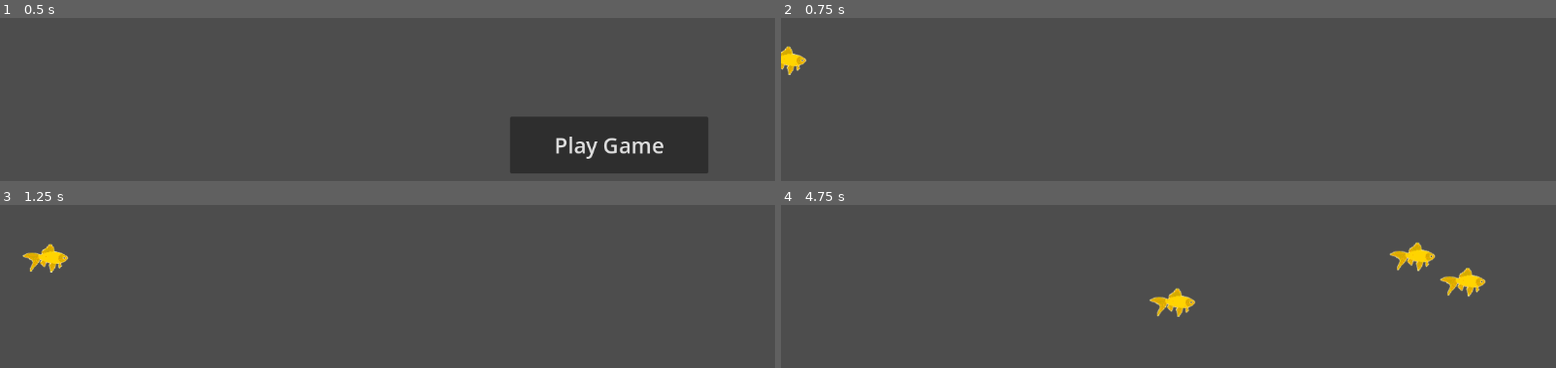
Above: before the commit, frames 1-4 (two rows, left to right).
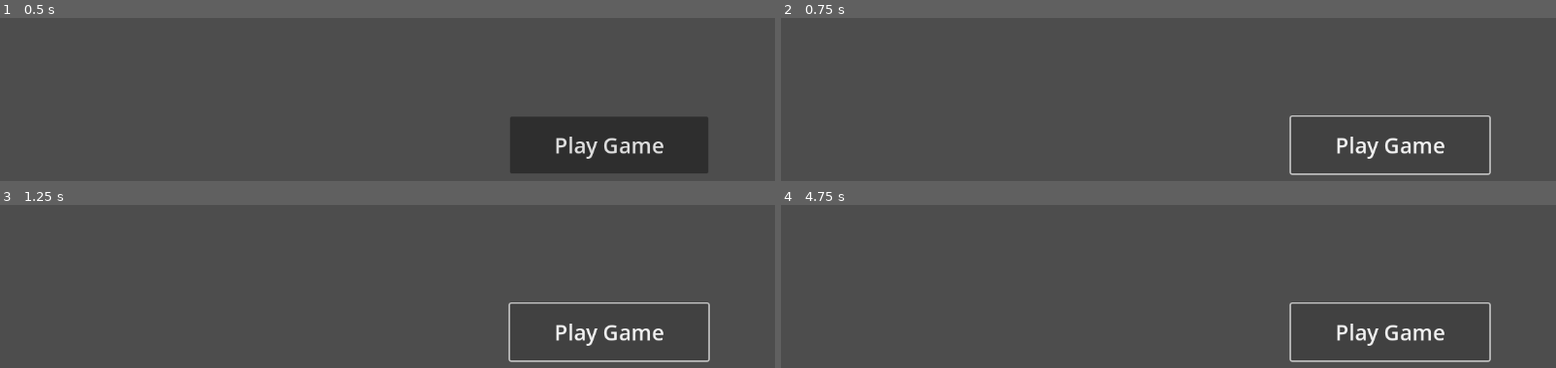
Above: after the commit, the same moments.

Repository: ColinNeary/Bait-and-Switch
Game: Godot game, scene res://UI/Main Menu.tscn
Same seed, same stepped clock (60 frames per second), same inputs: the game is played once before the commit and once after it.
Inputs (mouse positions are in pixels of both pictures, inside the frame that each line leads up to):
- Up to frame 1 (0.5 s): no input
- Up to frame 2 (0.75 s): click "Play Game" at 0.5 s
- Up to frame 3 (1.25 s): no input
- Up to frame 4 (4.75 s): click (1393, 332) at 1.25 s, where only the run after the commit has a clickable "Play Game"; click (1393, 332) at 2 s, where only the run after the commit has a clickable "Play Game"

Frame 1 is identical in both runs. In frame 2, 1.7% of the frame differs, in the area x 0-92%, y 17-97%; in frame 3, 1.9%; in frame 4, 2.9%, in the area x 47-92%, y 23-97%.

Commit message:
Completed basic scenery

Diff:
--- a/bait-and-switch/Scenes/Game/Game.tscn
+++ b/bait-and-switch/Scenes/Game/Game.tscn
@@ -4,9 +4,45 @@
 [ext_resource type="PackedScene" uid="uid://p5sqwa0ax0bk" path="res://Scenes/Fishes/fish.tscn" id="2_ln2h6"]
 [ext_resource type="Script" uid="uid://c7u1ravjdncec" path="res://Scenes/Kill Zone/kill_zone.gd" id="4_ln2h6"]
 [ext_resource type="PackedScene" uid="uid://40skl5m1k7fn" path="res://Scenes/Spawner/Spawner.tscn" id="4_y3kpf"]
+[gd_scene load_steps=14 format=3 uid="uid://cui1c0ifu1yoh"]
+
+[ext_resource type="Script" uid="uid://b6wh5ewydaep5" path="res://Scenes/Game/game.gd" id="1_hqwdr"]
+[ext_resource type="Texture2D" uid="uid://dtih6hj3civpq" path="res://assets/backdrop_01.png" id="2_3586x"]
+[ext_resource type="Script" uid="uid://bkwjyh0ya77od" path="res://Scenes/Fishes/fish.gd" id="2_vrr3t"]
+[ext_resource type="Texture2D" uid="uid://ciy1grsunqcmg" path="res://assets/fish_01.png" id="3_iv3md"]
+[ext_resource type="Script" uid="uid://c7u1ravjdncec" path="res://Scenes/Kill Zone/kill_zone.gd" id="4_ln2h6"]
+[ext_resource type="Texture2D" uid="uid://446fkh3isr8w" path="res://assets/seaweed_frame01.png" id="5_gvja8"]
+[ext_resource type="Texture2D" uid="uid://ccqf47ka3p8tc" path="res://assets/seaweed_frame02.png" id="6_m1o7v"]
+[ext_resource type="Texture2D" uid="uid://ba2fxw0wod06c" path="res://assets/seaweed_frame03.png" id="7_3586x"]
+[ext_resource type="Texture2D" uid="uid://0m5k7gn2ui8l" path="res://assets/seaweed_frame04.png" id="8_10ki7"]
+[ext_resource type="Texture2D" uid="uid://whdkq554k6kl" path="res://assets/bubble_01.png" id="9_m1o7v"]
+
+[sub_resource type="CapsuleShape2D" id="CapsuleShape2D_iv3md"]
+radius = 13.0
+height = 66.0
 
 [sub_resource type="RectangleShape2D" id="RectangleShape2D_iv3md"]
 size = Vector2(237, 1314)
+
+[sub_resource type="SpriteFrames" id="SpriteFrames_ti1oi"]
+animations = [{
+"frames": [{
+"duration": 1.0,
+"texture": ExtResource("5_gvja8")
+}, {
+"duration": 1.0,
+"texture": ExtResource("6_m1o7v")
+}, {
+"duration": 1.0,
+"texture": ExtResource("7_3586x")
+}, {
+"duration": 1.0,
+"texture": ExtResource("8_10ki7")
+}],
+"loop": true,
+"name": &"default",
+"speed": 2.0
+}]
 
 [node name="Game" type="Node2D"]
 script = ExtResource("1_hqwdr")
@@ -15,6 +51,23 @@
 
 [node name="Fish" parent="." instance=ExtResource("2_ln2h6")]
 position = Vector2(-577, 55)
+[node name="Backdrop01" type="Sprite2D" parent="."]
+position = Vector2(-16, -62)
+texture = ExtResource("2_3586x")
+
+[node name="Fish" type="CharacterBody2D" parent="."]
+position = Vector2(-531, 56)
+script = ExtResource("2_vrr3t")
+MAX_SPEED = 75.0
+MAX_BOB = 25.0
+acceleration = 2.0
+
+[node name="CollisionShape2D" type="CollisionShape2D" parent="Fish"]
+rotation = 1.5707964
+shape = SubResource("CapsuleShape2D_iv3md")
+
+[node name="Sprite2D" type="Sprite2D" parent="Fish"]
+texture = ExtResource("3_iv3md")
 
 [node name="Right Kill Zone" type="Area2D" parent="."]
 monitorable = false
@@ -28,3 +81,62 @@
 position = Vector2(1, 69)
 
 [connection signal="body_entered" from="Right Kill Zone" to="Right Kill Zone" method="_on_body_entered"]
+[node name="Seaweed1" type="AnimatedSprite2D" parent="."]
+position = Vector2(-497, 240.625)
+scale = Vector2(0.75, 1.1283334)
+sprite_frames = SubResource("SpriteFrames_ti1oi")
+frame_progress = 0.82388246
+
+[node name="Seaweed2" type="AnimatedSprite2D" parent="."]
+position = Vector2(-357, 265)
+scale = Vector2(0.75, 1.1283334)
+sprite_frames = SubResource("SpriteFrames_ti1oi")
+frame_progress = 0.9222746
+
+[node name="Seaweed3" type="AnimatedSprite2D" parent="."]
+position = Vector2(-227, 241)
+scale = Vector2(0.75, 1.1283334)
+sprite_frames = SubResource("SpriteFrames_ti1oi")
+frame_progress = 0.98233294
+
+[node name="Seaweed4" type="AnimatedSprite2D" parent="."]
+position = Vector2(-77.5, 240.25002)
+scale = Vector2(0.75, 1.1283334)
+skew = 0.12217305
+sprite_frames = SubResource("SpriteFrames_ti1oi")
+frame_progress = 0.9590692
+
+[node name="Seaweed5" type="AnimatedSprite2D" parent="."]
+position = Vector2(75.999985, 264)
+scale = Vector2(0.75, 1.1283334)
+skew = 0.12217305
+sprite_frames = SubResource("SpriteFrames_ti1oi")
+frame_progress = 0.9244886
+
+[node name="Seaweed7" type="AnimatedSprite2D" parent="."]
+position = Vector2(232.5, 239.24998)
+scale = Vector2(0.75, 1.1283334)
+skew = -0.090757124
+sprite_frames = SubResource("SpriteFrames_ti1oi")
+frame_progress = 0.4580137
+
+[node name="Seaweed8" type="AnimatedSprite2D" parent="."]
+position = Vector2(375.5, 238.625)
+scale = Vector2(0.75, 1.1283334)
+sprite_frames = SubResource("SpriteFrames_ti1oi")
+frame_progress = 0.23995148
+
+[node name="Seaweed9" type="AnimatedSprite2D" parent="."]
+position = Vector2(505.5, 239.625)
+scale = Vector2(0.75, 1.1283334)
+sprite_frames = SubResource("SpriteFrames_ti1oi")
+frame_progress = 0.87658864
+
+[node name="Bubble01" type="Sprite2D" parent="."]
+position = Vector2(-363, 155)
+texture = ExtResource("9_m1o7v")
+
+[node name="Bubble01" type="Sprite2D" parent="Bubble01"]
+position = Vector2(23.25, -44.25)
+scale = Vector2(0.62903225, 0.62903225)
+texture = ExtResource("9_m1o7v")
Binary file added: bait-and-switch/assets/backdrop_01.png
Not shown, added: bait-and-switch/assets/backdrop_01.png.import
Binary file added: bait-and-switch/assets/bubble_01.png
Not shown, added: bait-and-switch/assets/bubble_01.png.import
